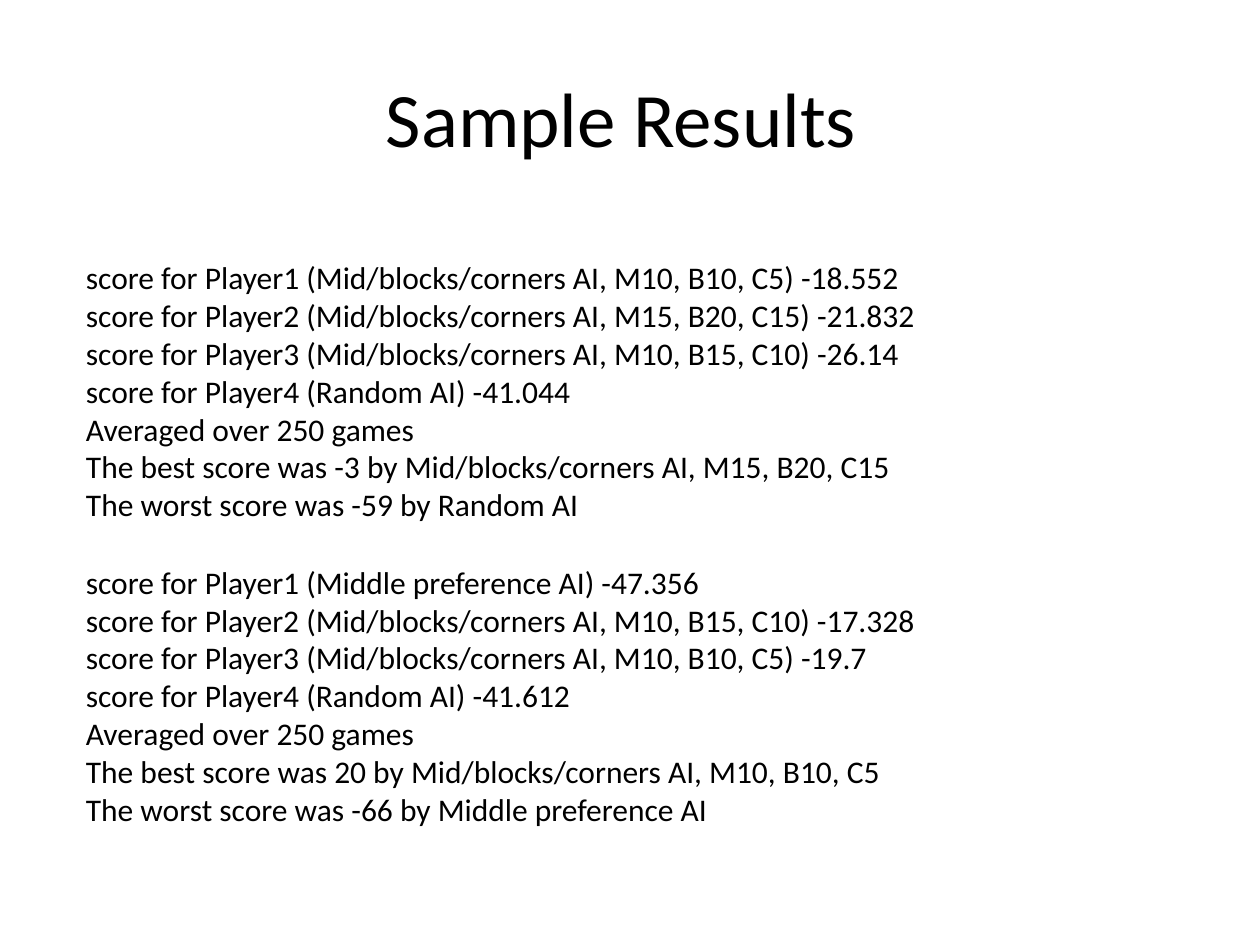
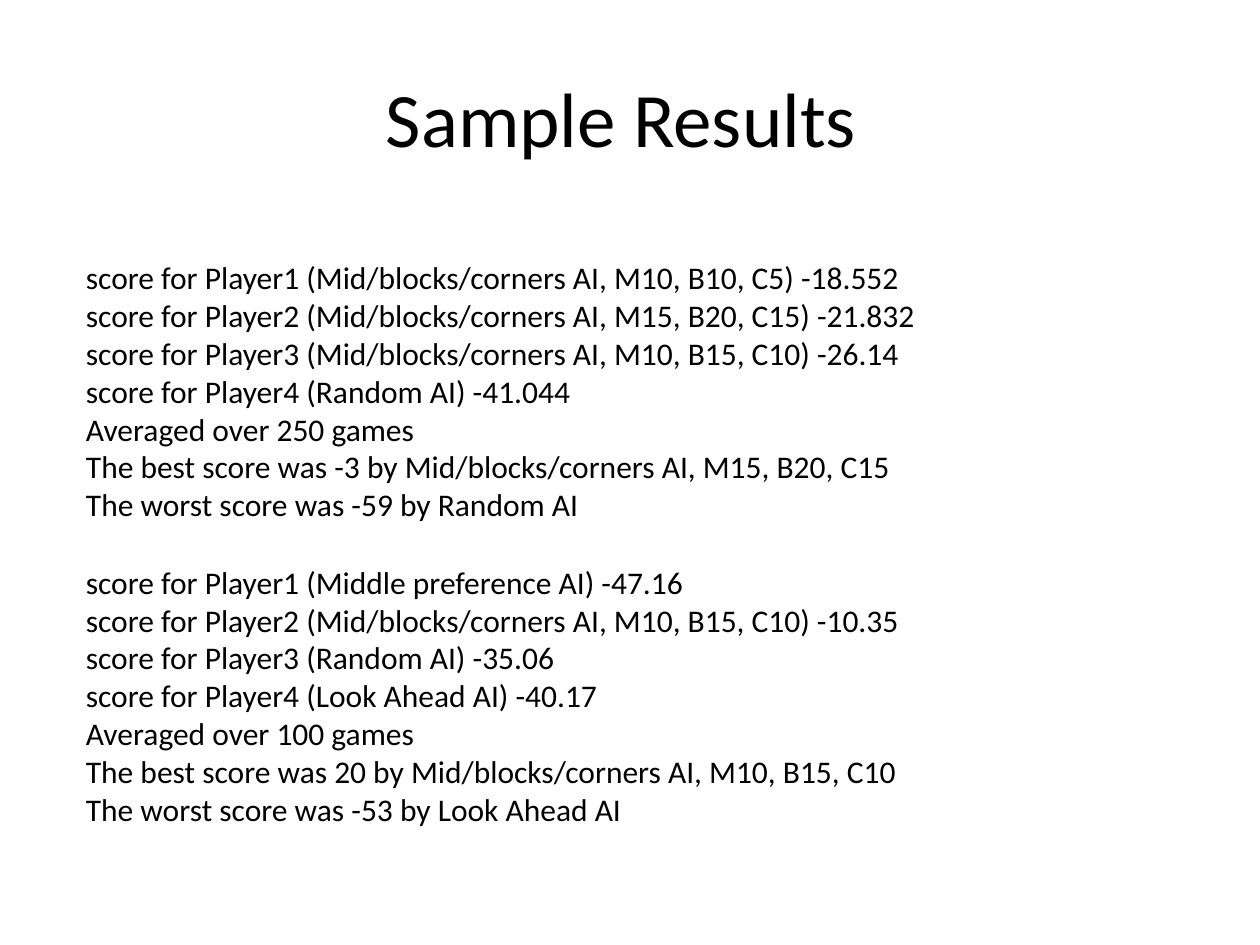
Before and after one commit to supastan/blokus, a slide deck: slide 9 of Blokus presentation.ppt (slide 8 before the commit). Drawn at 1260x945 pixels with LibreOffice and Linux fonts; fonts in the diff are those of the drawing. Boxes give left, top, right and bottom in pixels: in the first picture for what was removed or moved away, otherwise in the second. Text is boxed around its words. In the diff, an @@ line names an element or a change of style, - is before the commit and + after.

```diff
--- a/Blokus presentation.ppt
+++ b/Blokus presentation.ppt
@@ text at (86,571,898,826): text changed @@
-score for Player1 (Middle preference AI) -47.356
-score for Player2 (Mid/blocks/corners AI, M10, B15, C10) -17.328
-score for Player3 (Mid/blocks/corners AI, M10, B10, C5) -19.7
-score for Player4 (Random AI) -41.612
-Averaged over 250 games
-The best score was 20 by Mid/blocks/corners AI, M10, B10, C5
-The worst score was -66 by Middle preference AI
+score for Player1 (Middle preference AI) -47.16
+score for Player2 (Mid/blocks/corners AI, M10, B15, C10) -10.35
+score for Player3 (Random AI) -35.06
+score for Player4 (Look Ahead AI) -40.17
+Averaged over 100 games
+The best score was 20 by Mid/blocks/corners AI, M10, B15, C10
+The worst score was -53 by Look Ahead AI
```
Also in this commit, not shown: 5 other slides changed, 1 slide added, 4 other files.
